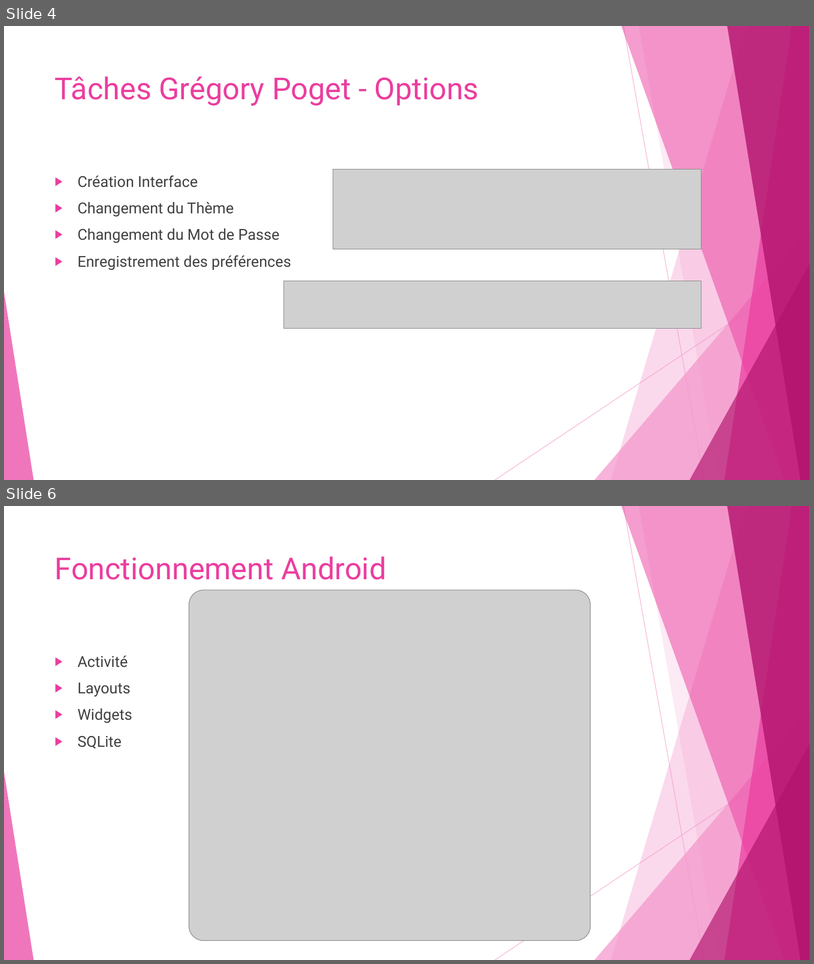
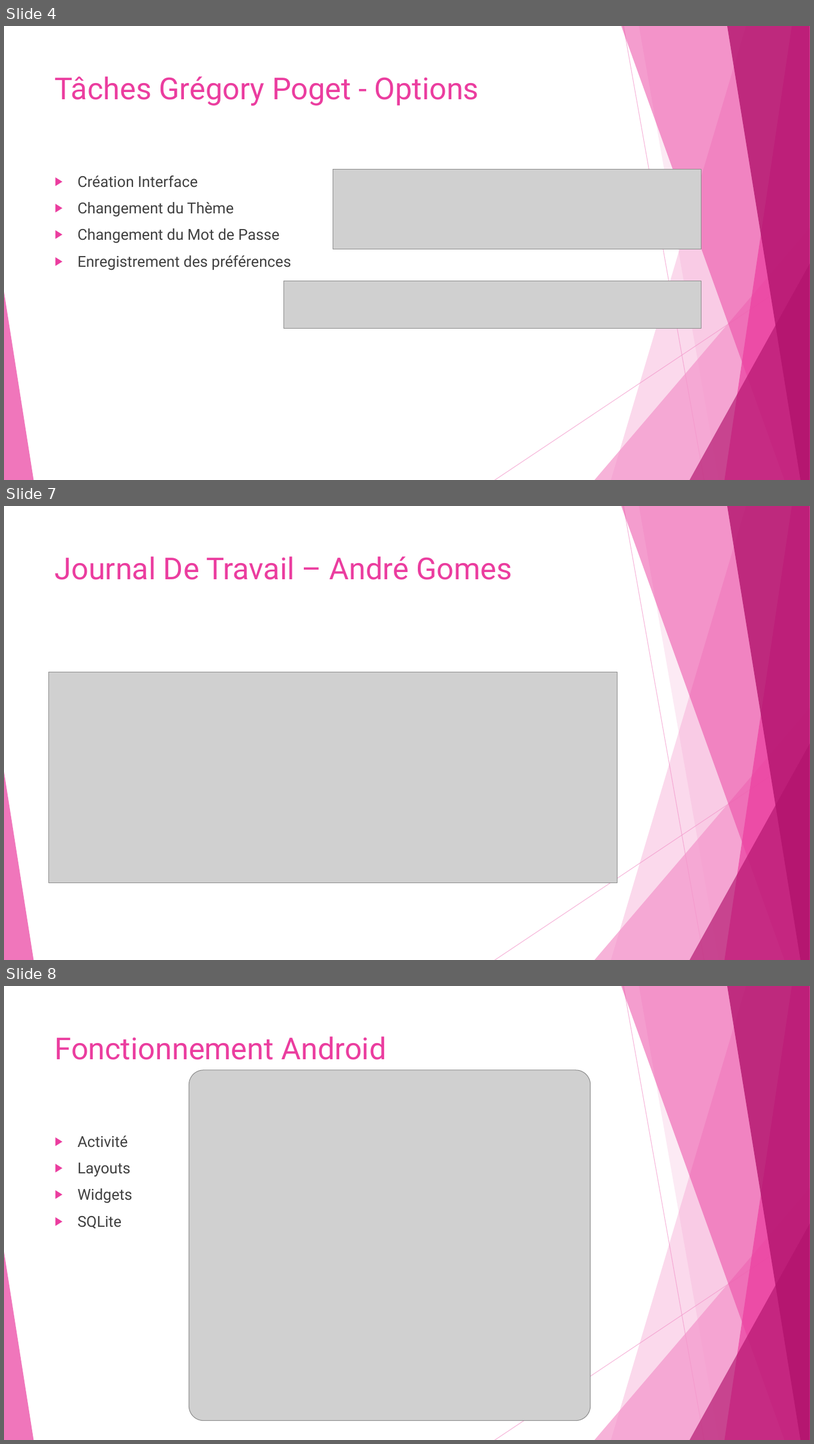
Before and after one commit to Wayne121/AGS-GPT-DemoMot, a slide deck: POWER ..pptx. Shown one above the other, each under a label of ours: slides 4 and 6 before the commit, slides 4, 7 and 8 after it; the slides between them are not shown. The pictures are 814x964 and 814x1444 pixels, drawn with LibreOffice and Linux fonts; fonts in the diff are those of the drawing; grey boxes stand for pictures. Boxes give left, top, right and bottom in pixels: in the first picture for what was removed or moved away, otherwise in the second. Text is boxed around its words. In the diff, an @@ line names an element or a change of style, - is before the commit and + after.

```diff
--- a/POWER ..pptx
+++ b/POWER ..pptx
@@ slide 7 added at (x1=4, y1=506, x2=810, y2=960), background #FFFFFF; not listed: 10 template elements that a slide beside it also shows @@
@@ title added at (x1=55, y1=556, x2=512, y2=580), 36 pt, text #EB3D9F @@
+Journal De Travail – André Gomes
@@ picture added at (x1=49, y1=672, x2=617, y2=883) @@
@@ what was slide 6 is now slide 8 @@
```
Also in this commit, not shown: 1 slide changed, 2 other slides added, 1 slide removed.
